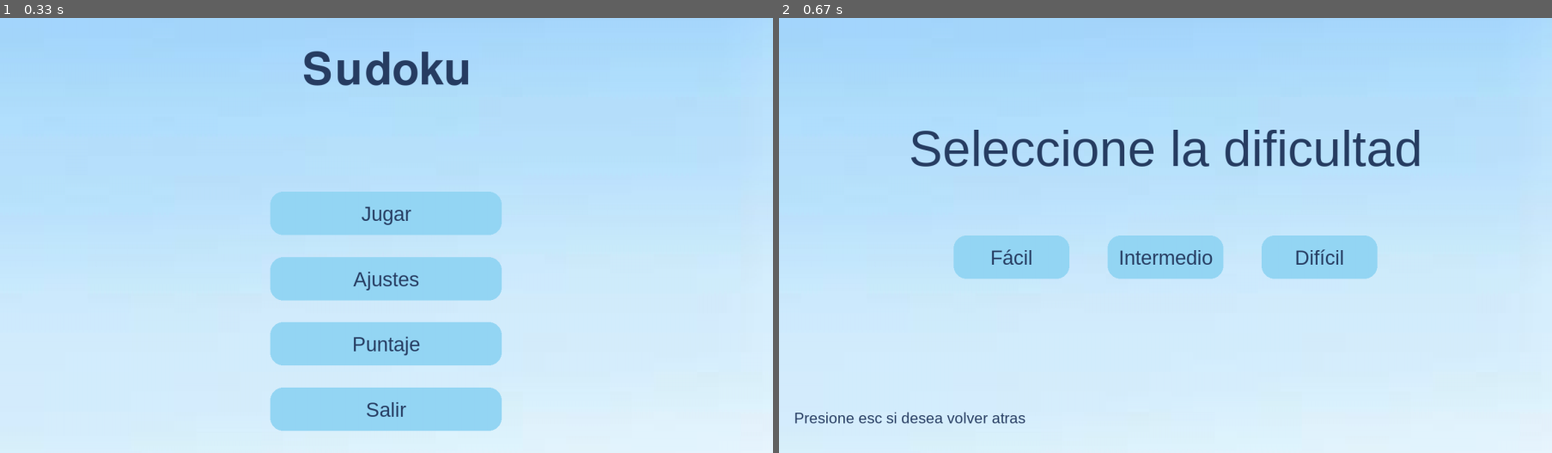
Above: before the commit, frames 1-2 (left to right).
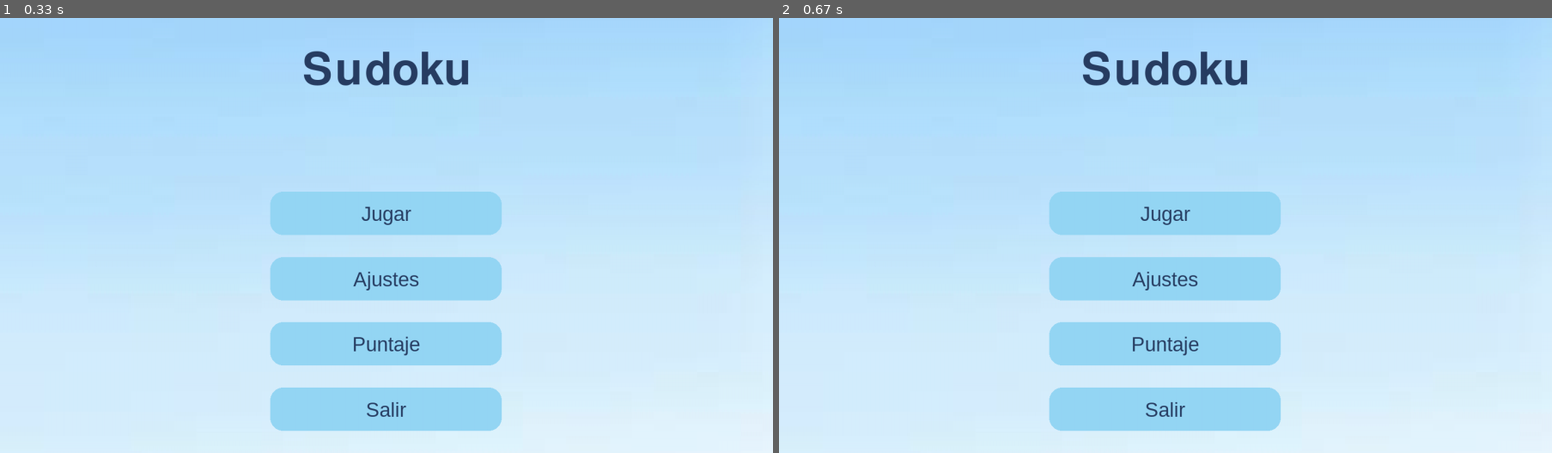
Above: after the commit, the same moments.

Repository: xxmileww/UTN-Pygame
Game: pygame game, started from main.py
Same seed, same stepped clock (60 frames per second), same inputs: the game is played once before the commit and once after it.
Inputs:
- Up to frame 1 (0.33 s): no input
- Up to frame 2 (0.67 s): click "Jugar" at 0.38 s

Frame 1 is identical in both runs. In frame 2, 17% of the frame differs, in the area x 2-83%, y 7-95%.

Commit message:
Update main.py

Diff:
--- a/main.py
+++ b/main.py
@@ -92,13 +92,24 @@
 while ejecutando:
     pantalla.blit(fondo_imagen, (0, 0))
     if pantalla_actual == 1:
-        for evento in pygame.event.get():
-            if evento.type == pygame.QUIT:
-                pygame.quit()
-                quit()
-            if evento.type == pygame.MOUSEBUTTONDOWN:
+        input_caja= pygame.Rect(ancho_ventana * 0.35, alto_ventana * 0.30, ancho_ventana * 0.3, alto_ventana * 0.07)
+        color_activo = color_azul
+        color_inactivo = color_celda_vacia
+        for evento in pygame.event.get():
+            if evento.type == pygame.QUIT:
+                pygame.quit()
+                quit()
+            if evento.type == pygame.MOUSEBUTTONDOWN:
+                if input_caja.collidepoint(evento.pos):
+                    puede_escribir = True
+                else:
+                    puede_escribir = False
                 if rec_jugar.collidepoint(evento.pos):
-                    pantalla_actual = 2
+                    if nombre_usuario.strip() != "":
+                        pantalla_actual = 2
+                        error_nombre = ""
+                    else:
+                        error_nombre = "Por favor, ingrese su nombre para jugar."
                 elif rec_ajustes.collidepoint(evento.pos):
                     pantalla_actual = 3
                 elif rec_puntaje.collidepoint(evento.pos):
@@ -106,6 +117,7 @@
                 elif rec_salir.collidepoint(evento.pos):
                     pygame.quit()
                     quit()
+
         boton_jugar = pygame.Rect(ancho_ventana * 0.35, alto_ventana * 0.40, ancho_ventana * 0.3, alto_ventana * 0.1)
         boton_ajustes = pygame.Rect(ancho_ventana * 0.35, alto_ventana * 0.55, ancho_ventana * 0.3, alto_ventana * 0.1)
         boton_puntaje = pygame.Rect(ancho_ventana * 0.35, alto_ventana * 0.70, ancho_ventana * 0.3, alto_ventana * 0.1)
